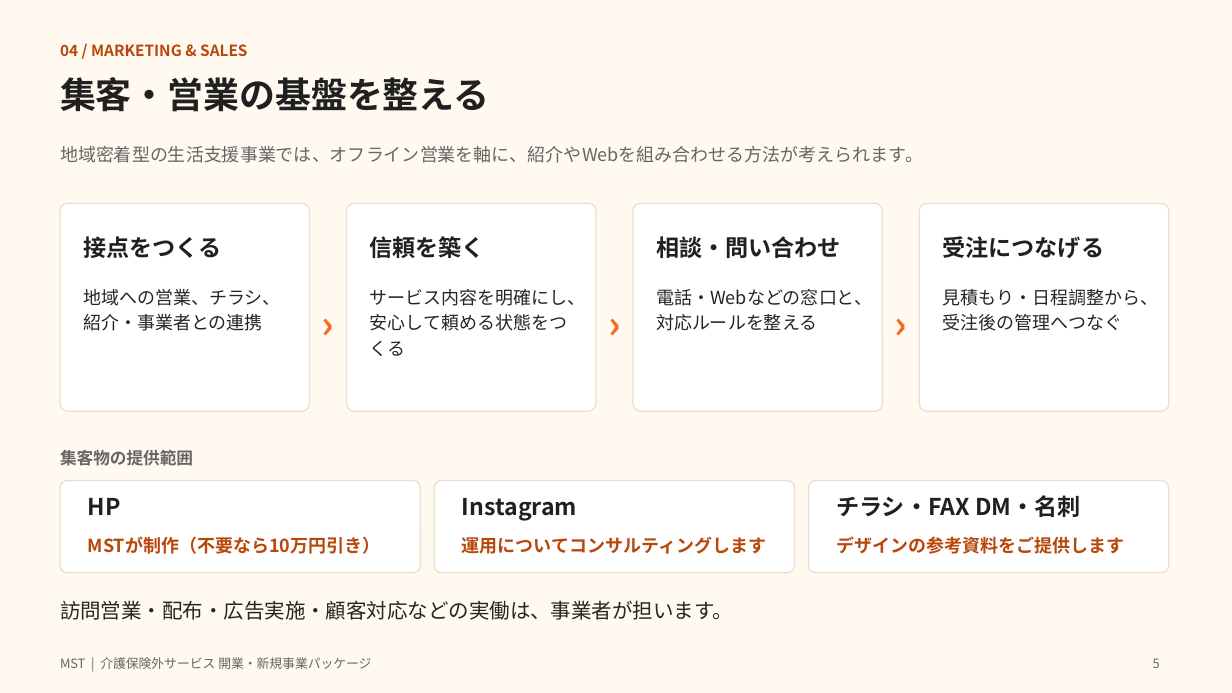
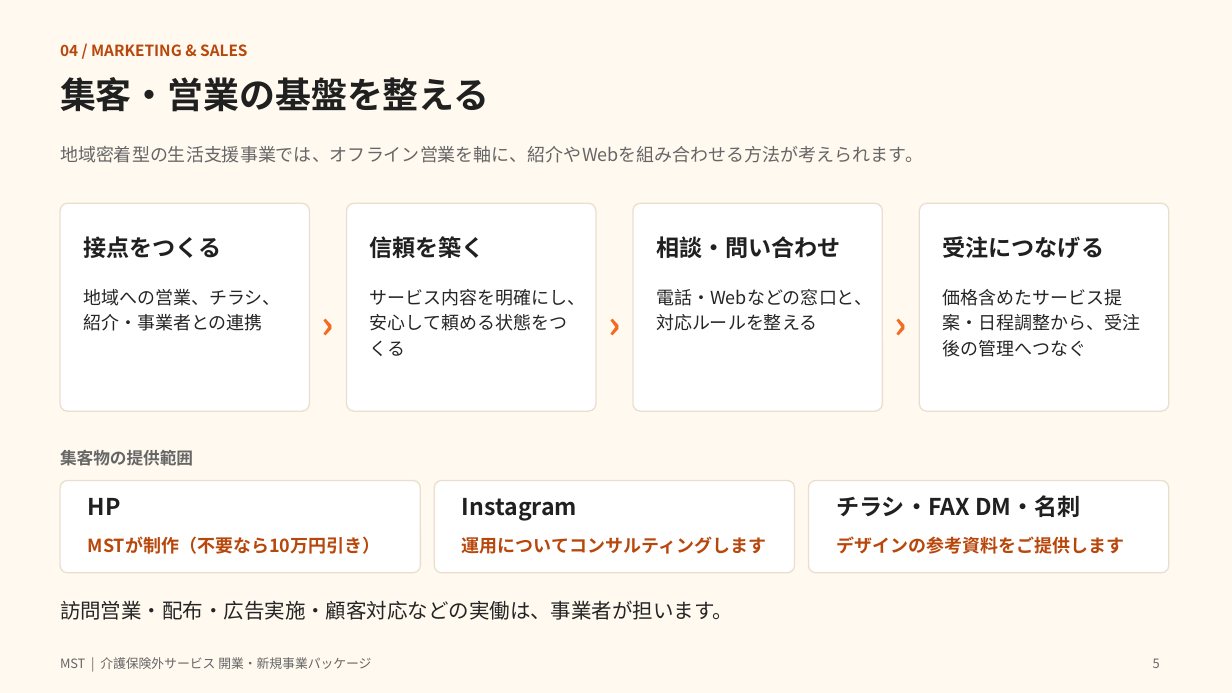
Before and after one commit to masatola21/mstos, a slide deck: slide 5 of care_package_proposal.pptx. Drawn at 1232x693 pixels with LibreOffice and Linux fonts; fonts in the diff are those of the drawing. Boxes give left, top, right and bottom in pixels: in the first picture for what was removed or moved away, otherwise in the second. Text is boxed around its words. In the diff, an @@ line names an element or a change of style, - is before the commit and + after.

```diff
--- a/care_package_proposal.pptx
+++ b/care_package_proposal.pptx
@@ text at (942, 289, 1140, 357): text changed @@
-見積もり・日程調整から、受注後の管理へつなぐ
+価格含めたサービス提案・日程調整から、受注後の管理へつなぐ
```
Also in this commit, not shown: 3 other slides changed, 3 other files.
